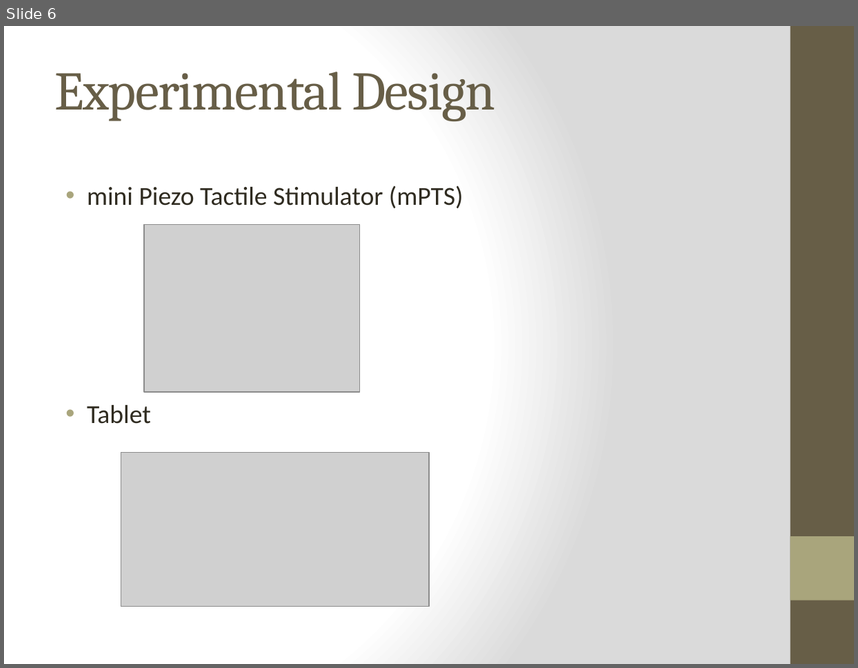
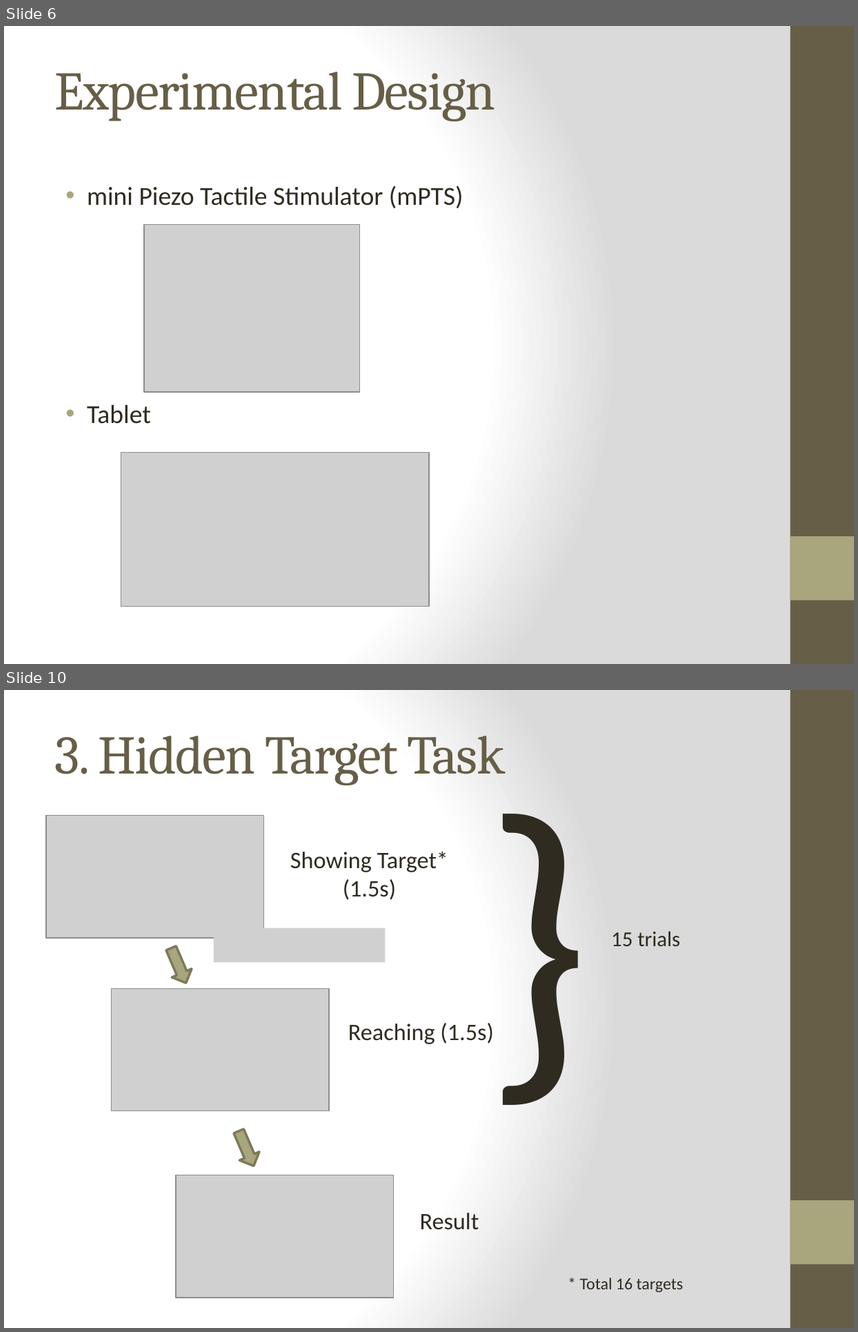
Before and after one commit to psb629/labs, a slide deck: TM/Lab meeting with UNIST.pptx. Shown one above the other, each under a label of ours: slide 6 before the commit, slides 6 and 10 after it; the slides between them are not shown. The pictures are 858x668 and 858x1332 pixels, drawn with LibreOffice and Linux fonts; fonts in the diff are those of the drawing; grey boxes stand for pictures. Boxes give left, top, right and bottom in pixels: in the first picture for what was removed or moved away, otherwise in the second. Text is boxed around its words. In the diff, an @@ line names an element or a change of style, - is before the commit and + after.

```diff
--- a/TM/Lab meeting with UNIST.pptx
+++ b/TM/Lab meeting with UNIST.pptx
@@ slide 10 added at bbox=[4, 690, 854, 1328], background gradient #FFFFFF to #DADADA; not listed: 2 template elements that a slide beside it also shows @@
@@ text added at bbox=[476, 716, 593, 1134], 287 pt, text #2F2B20 @@
+}
@@ title added at bbox=[55, 736, 506, 785], 46 pt, text #675E47 @@
+3. Hidden Target Task
@@ picture added at bbox=[45, 815, 263, 938] @@
@@ text added at bbox=[290, 851, 448, 900], 20 pt, text #2F2B20 @@
+Showing Target* (1.5s)
@@ picture added at bbox=[214, 928, 386, 962] @@
@@ text added at bbox=[611, 931, 680, 946], 18 pt, text #2F2B20 @@
+15 trials
@@ right arrow added at bbox=[161, 943, 196, 987], fill #A9A57C, outline #7D7A5C 2 pt @@
@@ picture added at bbox=[111, 988, 329, 1111] @@
@@ text added at bbox=[348, 1023, 494, 1044], 20 pt, text #2F2B20 @@
+Reaching (1.5s)
@@ right arrow added at bbox=[230, 1126, 264, 1170], fill #A9A57C, outline #7D7A5C 2 pt @@
@@ picture added at bbox=[176, 1174, 393, 1297] @@
@@ text added at bbox=[420, 1212, 479, 1230], 20 pt, text #2F2B20 @@
+Result
@@ text added at bbox=[580, 1277, 684, 1292], 14 pt, text #2F2B20 @@
+* Total 16 targets
```
Also in this commit, not shown: 3 slides changed, 1 other slide added, 1 slide removed.
